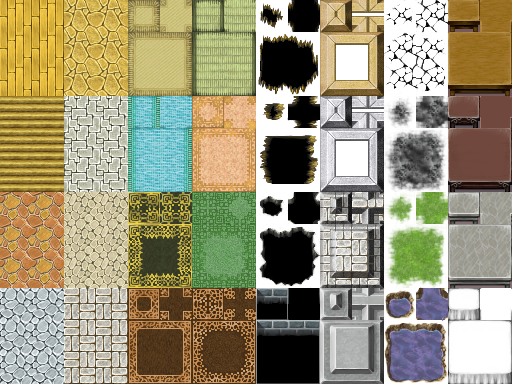
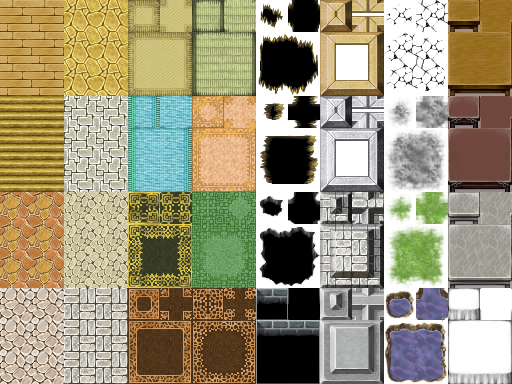
Layered file, before and after one edit (512x384). Changes by layer:
added layer "Pasted Layer" above "Layer" over [left=0, top=288, right=64, bottom=384]
showed "Layer" over [left=0, top=0, right=64, bottom=96]
painted on "Inside_A2.png copy" over [left=0, top=0, right=512, bottom=384]
